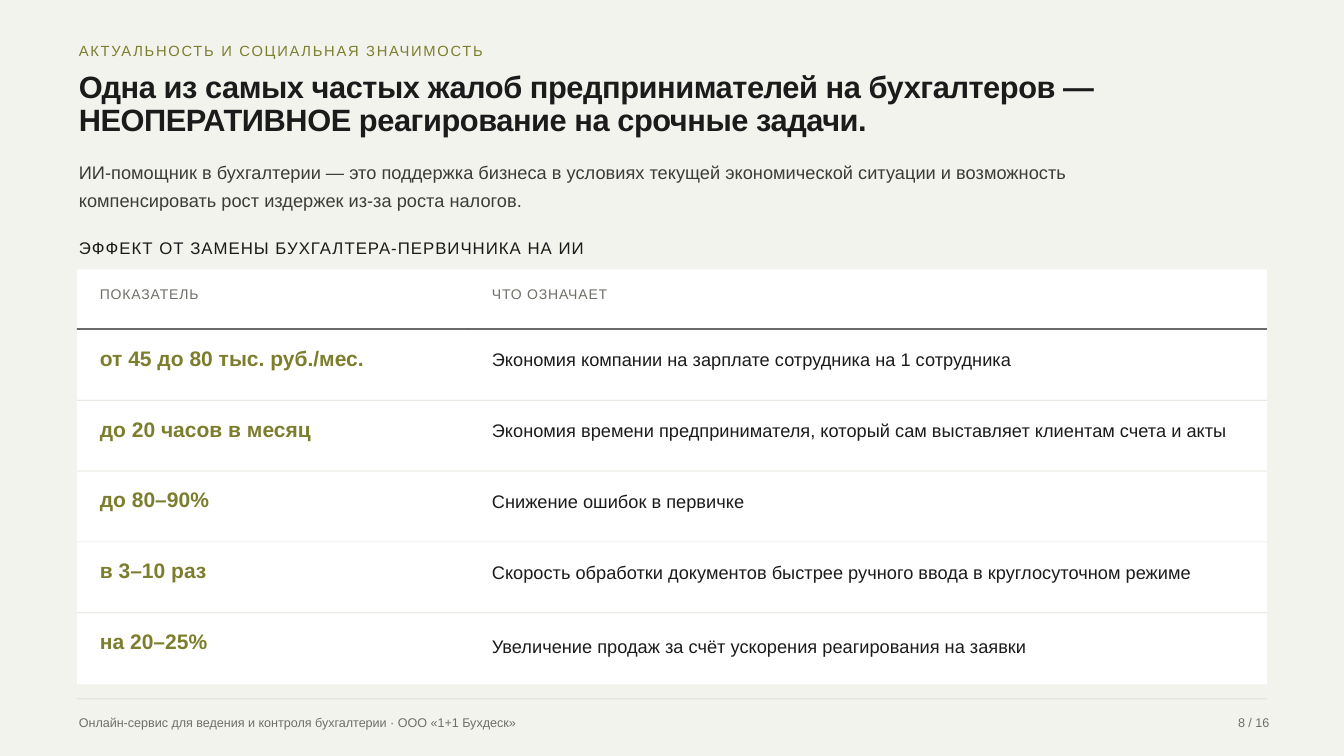
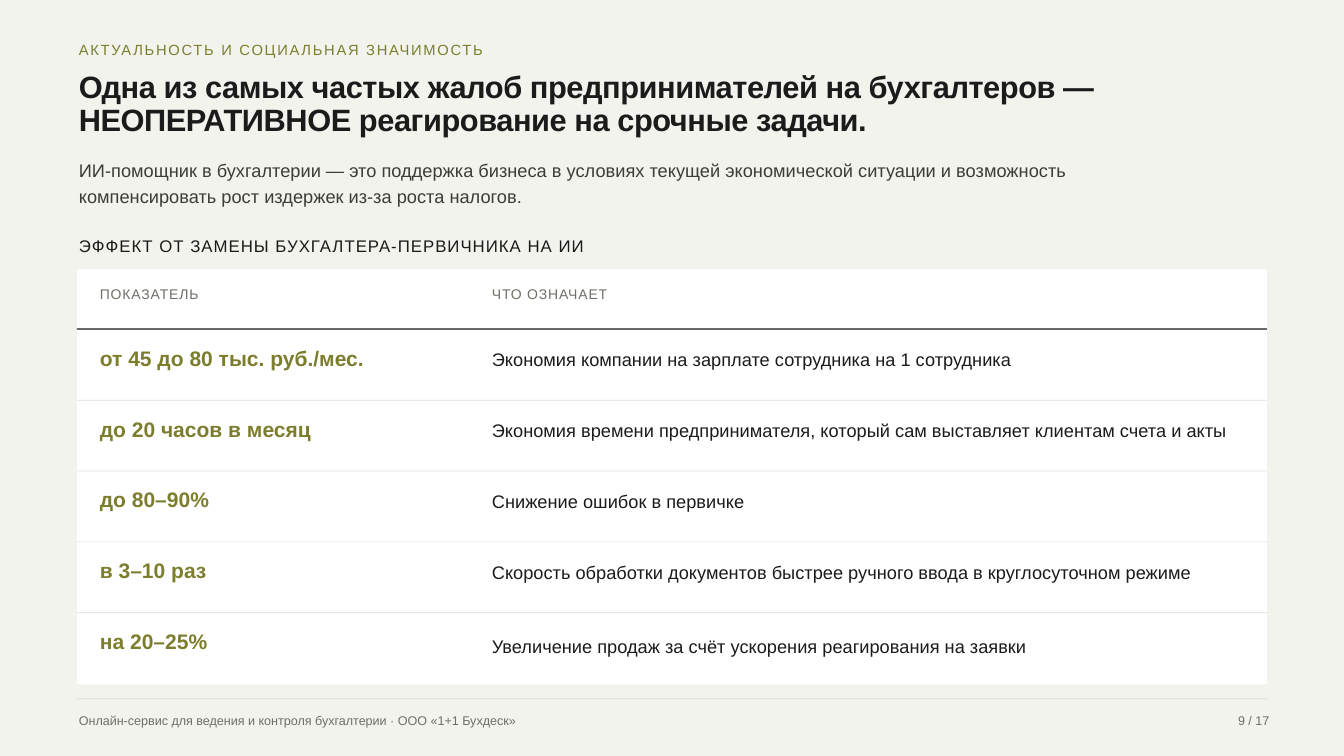
Before and after one commit to fagencymarketing-coder/Content, a slide deck: slide 9 of 05-content/prezentacii/grant-buhdesk/prezentaciya-grant-buhdesk-final.pptx (slide 8 before the commit). Drawn at 1344x756 pixels with LibreOffice and Linux fonts; fonts in the diff are those of the drawing. Boxes give left, top, right and bottom in pixels: in the first picture for what was removed or moved away, otherwise in the second. Text is boxed around its words. In the diff, an @@ line names an element or a change of style, - is before the commit and + after.

```diff
--- a/05-content/prezentacii/grant-buhdesk/prezentaciya-grant-buhdesk-final.pptx
+++ b/05-content/prezentacii/grant-buhdesk/prezentaciya-grant-buhdesk-final.pptx
@@ text "ИИ-помощник в бухгалтерии — это ..." at [79,163,1066,207]: line spacing 1.3 to 1.2 @@
@@ text "ЭФФЕКТ ОТ ЗАМЕНЫ БУХГАЛТЕРА-ПЕРВИЧНИКА НА ..." at [79,240,584,252]: line spacing 1.15 to 1.05 @@
@@ text "Онлайн-сервис для ведения и контроля ..." at [79,716,516,728]: line spacing 1.18 to 1.08 @@
@@ text at [1238,716,1269,725]: text changed @@
-8 / 16
+9 / 17
```
Also in this commit, not shown: 15 other slides changed, 1 slide added, 1 other file.
